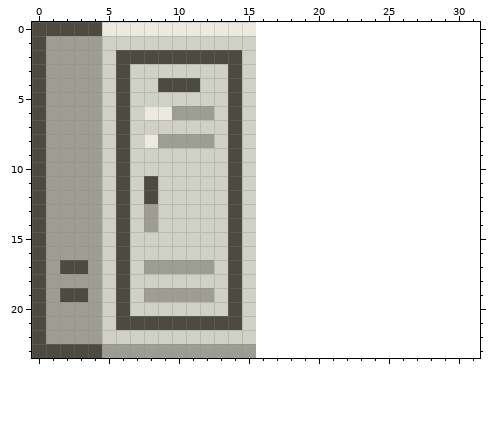
Pixel-art sprite -- objects/npceq/locker1/locker1.png. Above: the version before the commit.
The file is 16x24 pixels. The old version is drawn lined up with the new one, on the new canvas.
And afterwards:
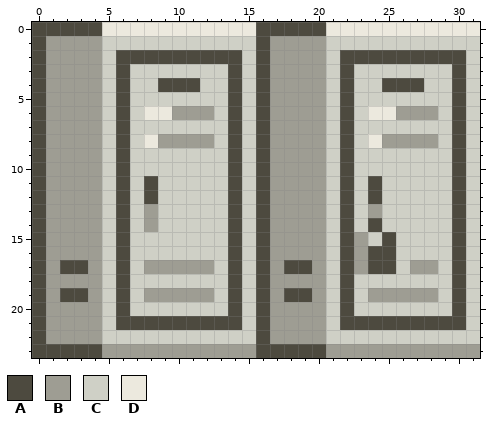
Palette (. is transparent): A #4d4a3f  B #9e9d93  C #cfd0c6  D #ece9de
Changes in this commit:
canvas 16x24 -> 32x24
Changed rows in their new state; - is an unchanged pixel.
first column x 16:
 0 AAAAADDDDDDDDDDD
 1 ABBBBCCCCCCCCCCC
 2 ABBBBCAAAAAAAAAC
 3 ABBBBCACCCCCCCAC
 4 ABBBBCACCAAACCAC
 5 ABBBBCACCCCCCCAC
 6 ABBBBCACDDBBBCAC
 7 ABBBBCACCCCCCCAC
 8 ABBBBCACDBBBBCAC
 9 ABBBBCACCCCCCCAC
10 ABBBBCACCCCCCCAC
11 ABBBBCACACCCCCAC
12 ABBBBCACACCCCCAC
13 ABBBBCACBCCCCCAC
14 ABBBBCACACCCCCAC
15 ABBBBCABCACCCCAC
16 ABBBBCABAACCCCAC
17 ABAABCABAACBBCAC
18 ABBBBCACCCCCCCAC
19 ABAABCACBBBBBCAC
20 ABBBBCACCCCCCCAC
21 ABBBBCAAAAAAAAAC
22 ABBBBCCCCCCCCCCC
23 AAAAABBBBBBBBBBB
